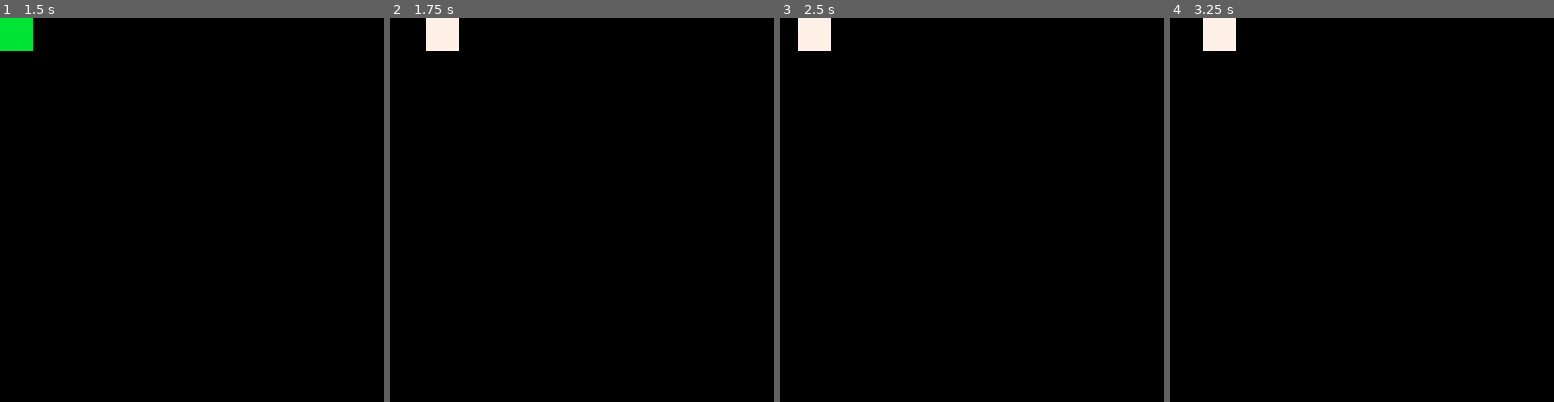
Above: before the commit, frames 1-4 (left to right).
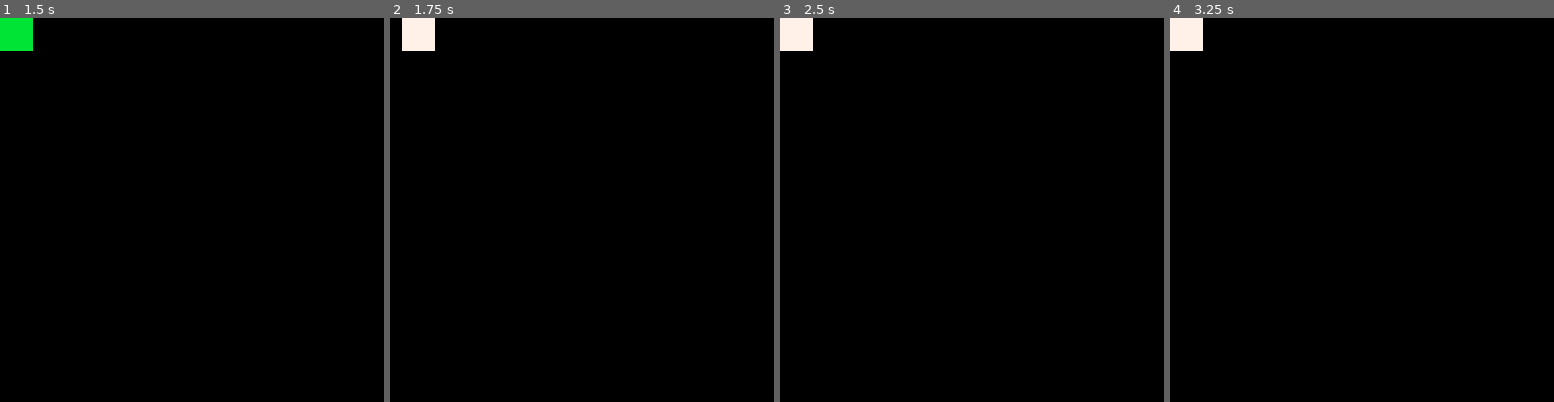
Above: after the commit, the same moments.

Repository: shen-sat/pico_state_machine
Game: PICO-8 cartridge game.p8
Two runs of this game, one before a commit and one after it. Both use one fixed random seed, a clock stepped at 60 frames per second and the inputs below.
Inputs:
- Up to frame 1 (1.5 s): no input
- Up to frame 2 (1.75 s): hold Right from 1.6 s (still down)
- Up to frame 3 (2.5 s): release Right at 2.1 s; hold Up 2.15-2.42 s; hold Right from 2.47 s (still down)
- Up to frame 4 (3.25 s): release Right at 3.03 s; hold Left from 3.08 s (still down)

Frame 1 is identical in both runs. In frame 2, 1.1% of the frame differs, in the area x 3-18%, y 0-9%; in frame 3, 0.8%; in frame 4, 1.5%, in the area x 0-18%, y 0-9%.

Commit message:
working with move_state and draw_state as strings on player object

Diff:
--- a/game.p8
+++ b/game.p8
@@ -6,10 +6,26 @@
     x = 0,
     y = 0,
     update = function(self)
-      self.move_state:update()
+      local state = player_move_states[self.move_state]
+      state:update()
+      -- self.move_state:update()
     end,
     draw = function(self)
-      self.draw_state:draw()
+      local state = player_draw_states[self.draw_state]
+      state:draw()
+      -- self.draw_state:draw()
+    end,
+    set_move_state = function(self,state_name)
+      local state = player_move_states[state_name]
+      assert(state, "could not find move state for state_name "..state_name)
+      state.start_time = current_time
+      self.move_state = state_name
+    end,
+    set_draw_state = function(self,state_name)
+      local state = player_draw_states[state_name]
+      assert(state, "could not find draw state for state_name "..state_name)
+      state.start_time = current_time
+      self.draw_state = state_name
     end
   }
 
@@ -32,16 +48,19 @@
   #include player_move_states/create_player_move_states.lua
   player_move_states = create_player_move_states()
 
-  player.move_state = player_move_states.idle
+  player:set_move_state('idle')
+  player:set_draw_state('idle')
 
-  set_draw_state(player_draw_states['idle'], player)
+  -- set_draw_state(player_draw_states['idle'], player)
 end
 
 function _update()
   if btnp(0) then
   elseif btnp(1) then
-    set_move_state(player_move_states.right, player)
-    set_draw_state(player_draw_states['flash'], player)
+    player:set_move_state('right')
+    player:set_draw_state('flash')
+    -- set_move_state(player_move_states.right, player)
+    -- set_draw_state(player_draw_states['flash'], player)
   elseif btnp(2) then
   elseif btnp(3) then
   end
--- a/player_draw_states/create_draw_state.lua
+++ b/player_draw_states/create_draw_state.lua
@@ -1,10 +1,12 @@
 function create_draw_state(anim)
 	validate_anim(anim)
 	local state = {
+		start_time = 0,
+	  parent = anim.parent,
 	  speed = anim.speed,
-	  frames = function(self)
-	    return anim.frames
-	  end,
+	  loop = anim.loop,
+	  frames = anim.frames,
+	  next = anim.next,
 	  get_index = function(self, is_prediction)
 	    local movement_start_time = self.start_time
 	    time_elapsed = current_time - movement_start_time
@@ -17,13 +19,13 @@
 	  end,
 	  draw = function(self)
 	  	local i = self:get_index()
-	  	if anim.loop then
-	  		self.frames()[(i % #anim.frames) + 1]()
+	  	if self.loop then
+	  		self.frames[(i % #self.frames) + 1]()
 	  	else
-	  		self.frames()[i]()
+	  		self.frames[i]()
 	  		local next_i = self:get_index(true)
-	  		if next_i > #self.frames() then
-	  			set_draw_state(anim.next_state(), anim.parent)
+	  		if next_i > #self.frames then
+	  			self.next()
 	  		end
 	  	end
 	  end
@@ -40,7 +42,7 @@
 	assert(#anim.frames > 0, "less than 1 frame in "..id)
 	assert(not(anim.loop == nil), "missing 'loop' in "..id)
 	if not anim.loop then
-		assert(type(anim.next_state) == "function", "'next_state' must be a function in "..id)
+		assert(type(anim.next) == "function", "'next' must be a function in "..id)
 	end
 	assert(anim.parent, "missing 'parent' in "..id)
 end
--- a/player_draw_states/flash_anim.lua
+++ b/player_draw_states/flash_anim.lua
@@ -10,8 +10,8 @@
 		  rectfill(player.x,player.y,player.x + 10,player.y + 10,7)
 		end
 	},
-	next_state = function()
-		return player_draw_states['idle']
+	next = function()
+		player:set_draw_state('idle')
 	end,
 	loop = true
 }
--- a/player_move_states/alt_right_move.lua
+++ b/player_move_states/alt_right_move.lua
@@ -4,14 +4,14 @@
   speed = 3,
   frames = {
     {x = 6},
-    {x = -6},
+    {x = 0},
     {x = 4},
-    {x = -4},
+    {x = 0},
     {x = 1},
-    {x = -1},
+    {x = 0},
   },
-  loop = false,
-  next_state = function()
-    return player_move_states.idle
+  loop = true,
+  next = function()
+    player:set_move_state('idle')
   end
 }
--- a/player_move_states/create_frame_move_state.lua
+++ b/player_move_states/create_frame_move_state.lua
@@ -1,11 +1,12 @@
 function create_frame_move_state(move)
 	validate_frame_move(move)
 	local state = {
+		start_time = 0,
 		parent = player,
 		speed = move.speed,
 		frames = move.frames,
 		loop = move.loop,
-		next_state = move.next_state,
+		next = move.next,
 		get_index = function(self, is_prediction)
 		  local start_time = self.start_time
 		  time_elapsed = current_time - start_time
@@ -27,16 +28,16 @@
 		  end
 
 		  if point.x then
-		    self.parent.x += point.x
+		    self.parent.x = point.x
 		  end
 		  if point.y then
-		    self.parent.y += point.y
+		    self.parent.y = point.y
 		  end
 
 		  if not self.loop then
 		    local next_i = self:get_index(true)
 		    if next_i > #self.frames then
-		      set_move_state(self.next_state(), self.parent)
+		      self.next()
 		    end
 		  end
 		end
@@ -54,6 +55,6 @@
 	assert(#move.frames > 0, "less than 1 frame in "..id)
 	assert(not(move.loop == nil), "missing 'loop' in "..id)
 	if not move.loop then
-		assert(type(move.next_state) == "function", "'next_state' must be a function in "..id)
+		assert(type(move.next) == "function", "'next' must be a function in "..id)
 	end
 end
--- a/player_move_states/create_nonframe_move_state.lua
+++ b/player_move_states/create_nonframe_move_state.lua
@@ -5,7 +5,7 @@
 	  self:step()
 	  if self:is_end() then
 	    self:reset()
-	    self.parent.move_state = self:next_state()
+	    self.next()
 	  else
 	    self:move_parent()
 	  end
@@ -20,6 +20,6 @@
 	assert(type(move.is_end) == "function", "'is_end' must be a function in "..id)
 	assert(type(move.reset) == "function", "'reset' must be a function in "..id)
 	assert(move.parent, "missing 'parent' in "..id)
-	assert(move.next_state, "missing 'parent' in "..id)
+	assert(type(move.next) == "function", "'next' must be a function in "..id)
 	assert(type(move.move_parent) == "function", "'move_parent' must be a function in "..id)
 end
--- a/player_move_states/idle_move.lua
+++ b/player_move_states/idle_move.lua
@@ -1,8 +1,8 @@
 local idle_move = {
   id = 'idle_move',
   parent = player,
-  next_state = function()
-    return player_move_states.idle
+  next = function()
+    player:set_move_state('idle')
   end,
   is_end = function(self)
     return false
--- a/player_move_states/right_move.lua
+++ b/player_move_states/right_move.lua
@@ -2,8 +2,8 @@
   id = 'right_move',
   parent = player,
   timer = 0,
-  next_state = function()
-    return player_move_states.idle
+  next = function()
+    player:set_move_state('idle')
   end,
   is_end = function(self)
     return (self.timer >= 1)
